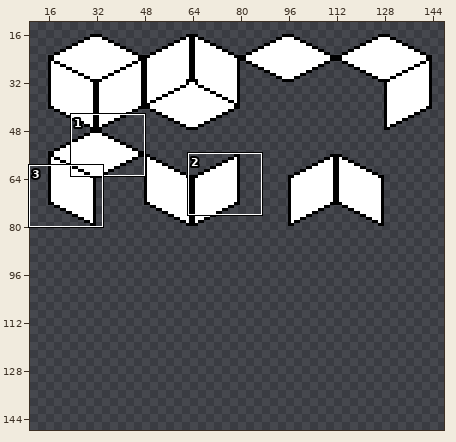
Two states of a pixel-art file, assets/tilesets/isodig-world/isodig-world.aseprite. Above, an overview of the earlier version with the close-up marked.
Close-up. Before the commit:
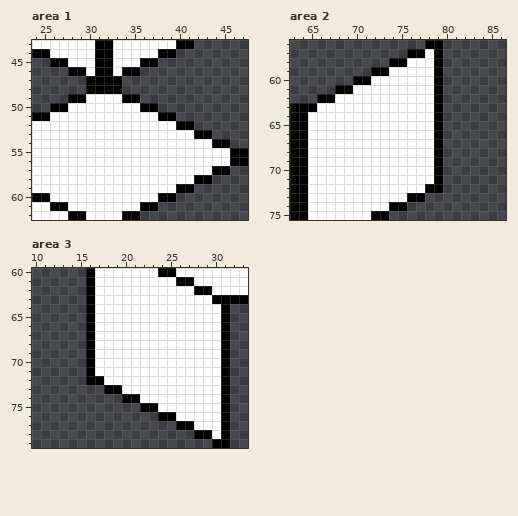
640x320 pixels, 1 frame. Shown: area 1: x 24..47, y 43..62; area 2: x 63..86, y 56..75; area 3: x 10..33, y 60..79. The wide view leaves out empty margins. The commit also changed other parts of the picture, which this record leaves out.
The same view after the edit:
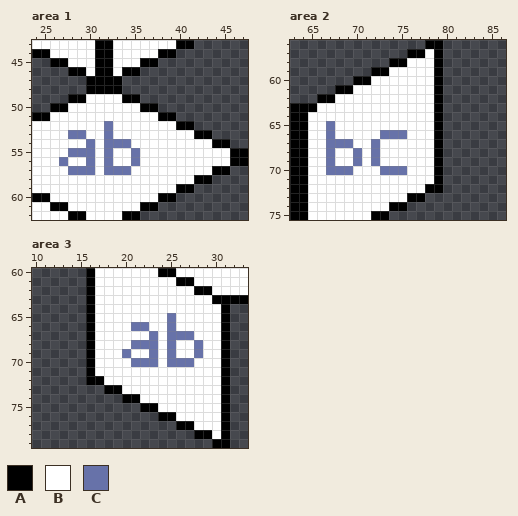
Palette (. is transparent): A #000000  B #ffffff  C #6772a9
Difference:
{"change": "layer \"Layer 2\" added"}
{"where": "area 1, layer \"Layer 2\""}
{"y":52,"x":32,"old":"B","new":"C"}
{"y":53,"x":28,"old":"BB","new":"CC"}
{"y":53,"x":32,"old":"B","new":"C"}
{"y":54,"x":30,"old":"B","new":"C"}
{"y":54,"x":32,"old":"BBB","new":"CCC"}
{"y":55,"x":28,"old":"BBB","new":"CCC"}
{"y":55,"x":32,"old":"B","new":"C"}
{"y":55,"x":35,"old":"B","new":"C"}
{"y":56,"x":27,"old":"B","new":"C"}
{"y":56,"x":30,"old":"B","new":"C"}
{"y":56,"x":32,"old":"B","new":"C"}
{"y":56,"x":35,"old":"B","new":"C"}
{"y":57,"x":28,"old":"BBB","new":"CCC"}
{"y":57,"x":32,"old":"BBB","new":"CCC"}
{"where": "area 2, layer \"Layer 2\""}
{"y":65,"x":67,"old":"B","new":"C"}
{"y":66,"x":67,"old":"B","new":"C"}
{"y":66,"x":73,"old":"BBB","new":"CCC"}
{"y":67,"x":67,"old":"BBB","new":"CCC"}
{"y":67,"x":72,"old":"B","new":"C"}
{"y":68,"x":67,"old":"B","new":"C"}
{"y":68,"x":70,"old":"B","new":"C"}
{"y":68,"x":72,"old":"B","new":"C"}
{"y":69,"x":67,"old":"B","new":"C"}
{"y":69,"x":70,"old":"B","new":"C"}
{"y":69,"x":72,"old":"B","new":"C"}
{"y":70,"x":67,"old":"BBB","new":"CCC"}
{"y":70,"x":73,"old":"BBB","new":"CCC"}
{"where": "area 3, layer \"Layer 2\""}
{"y":65,"x":25,"old":"B","new":"C"}
{"y":66,"x":21,"old":"BB","new":"CC"}
{"y":66,"x":25,"old":"B","new":"C"}
{"y":67,"x":23,"old":"B","new":"C"}
{"y":67,"x":25,"old":"BBB","new":"CCC"}
{"y":68,"x":21,"old":"BBB","new":"CCC"}
{"y":68,"x":25,"old":"B","new":"C"}
{"y":68,"x":28,"old":"B","new":"C"}
{"y":69,"x":20,"old":"B","new":"C"}
{"y":69,"x":23,"old":"B","new":"C"}
{"y":69,"x":25,"old":"B","new":"C"}
{"y":69,"x":28,"old":"B","new":"C"}
{"y":70,"x":21,"old":"BBB","new":"CCC"}
{"y":70,"x":25,"old":"BBB","new":"CCC"}
{"label":"changed","picture_box":[59,121,140,175]}
{"label":"changed","picture_box":[326,121,407,175]}
{"label":"changed","picture_box":[122,313,203,367]}
